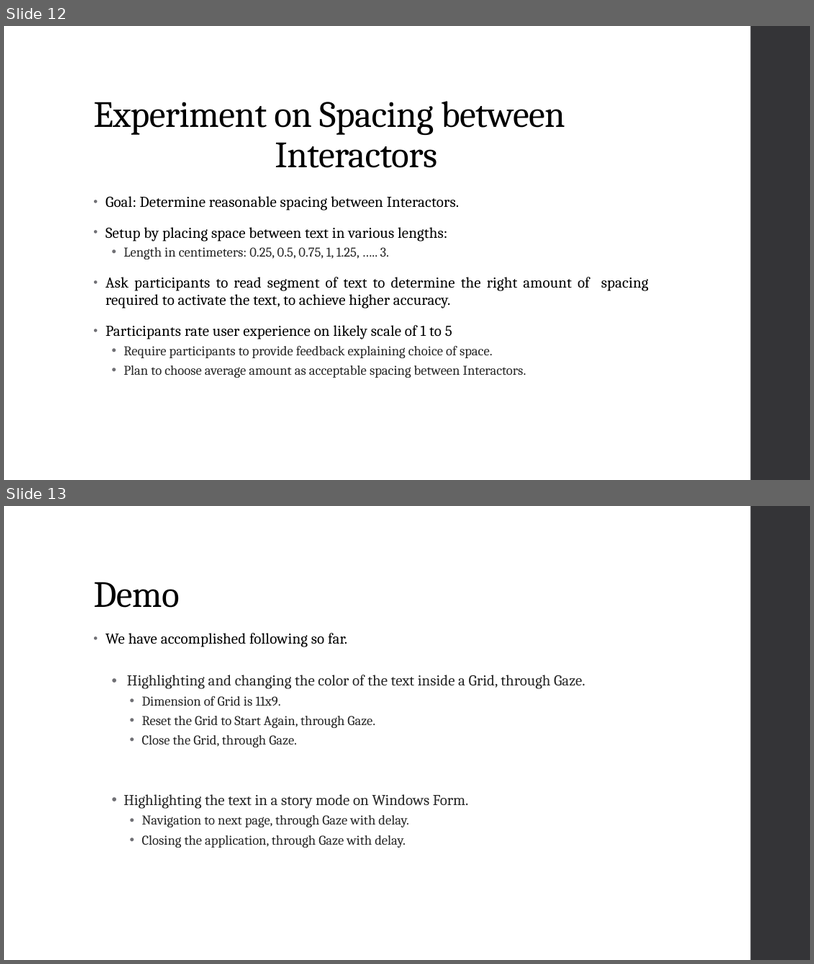
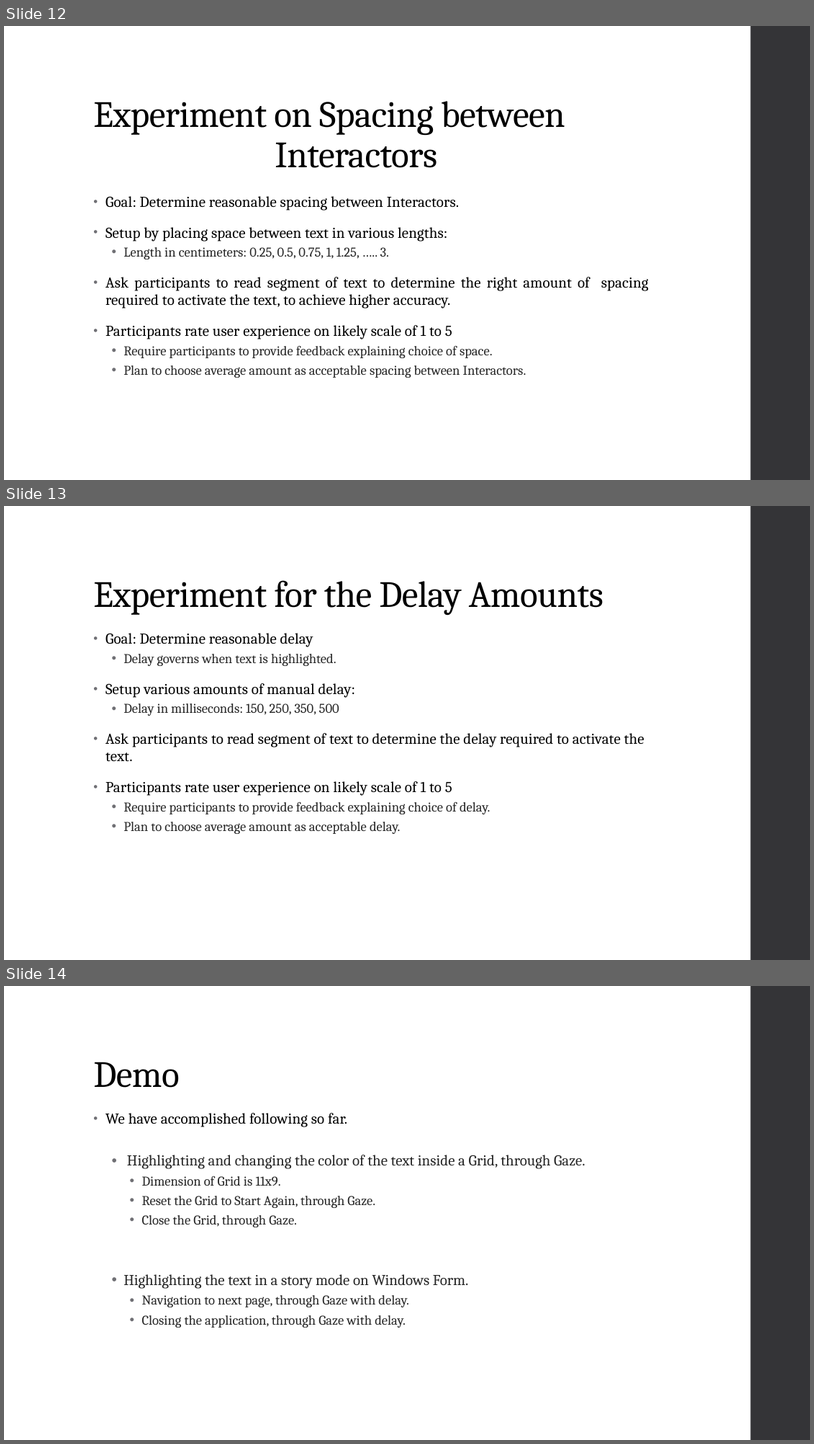
Before and after one commit to diederichk/StepCounter, a slide deck: MidtermPresentation/Suhas - MidtermPresentation.pptx. Shown one above the other, each under a label of ours: slides 12 and 13 before the commit, slides 12, 13 and 14 after it. The pictures are 814x964 and 814x1444 pixels, drawn with LibreOffice and Linux fonts; fonts in the diff are those of the drawing. Boxes give left, top, right and bottom in pixels: in the first picture for what was removed or moved away, otherwise in the second. Text is boxed around its words. In the diff, an @@ line names an element or a change of style, - is before the commit and + after.

```diff
--- a/MidtermPresentation/Suhas - MidtermPresentation.pptx
+++ b/MidtermPresentation/Suhas - MidtermPresentation.pptx
@@ slide 13 added at <box>4,506,810,960</box>, background #FFFFFF; not listed: 1 template element that a slide beside it also shows @@
@@ title added at <box>93,580,604,615</box>, 44 pt, text #000000 @@
+Experiment for the Delay Amounts
@@ text added at <box>106,633,645,834</box>, 18 pt, text #000000 @@
+• Goal: Determine reasonable delay
+  • Delay governs when text is highlighted.
+• Setup various amounts of manual delay:
+  • Delay in milliseconds: 150, 250, 350, 500
+• Ask participants to read segment of text to determine the delay required to activate the text.
+• Participants rate user experience on likely scale of 1 to 5
+  • Require participants to provide feedback explaining choice of delay.
+  • Plan to choose average amount as acceptable delay.
@@ what was slide 13 is now slide 14 @@
```
Also in this commit, not shown: 1 other file.
